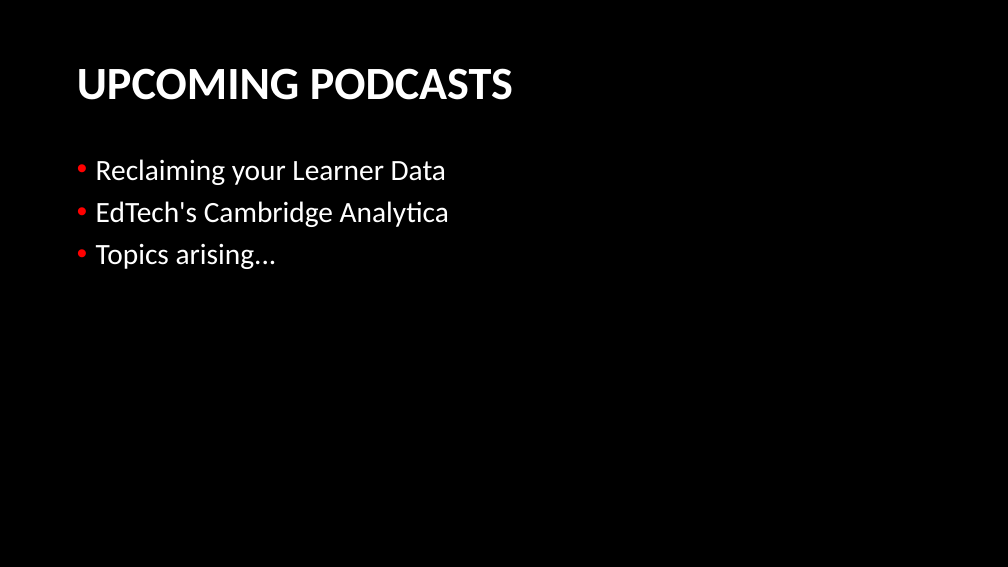
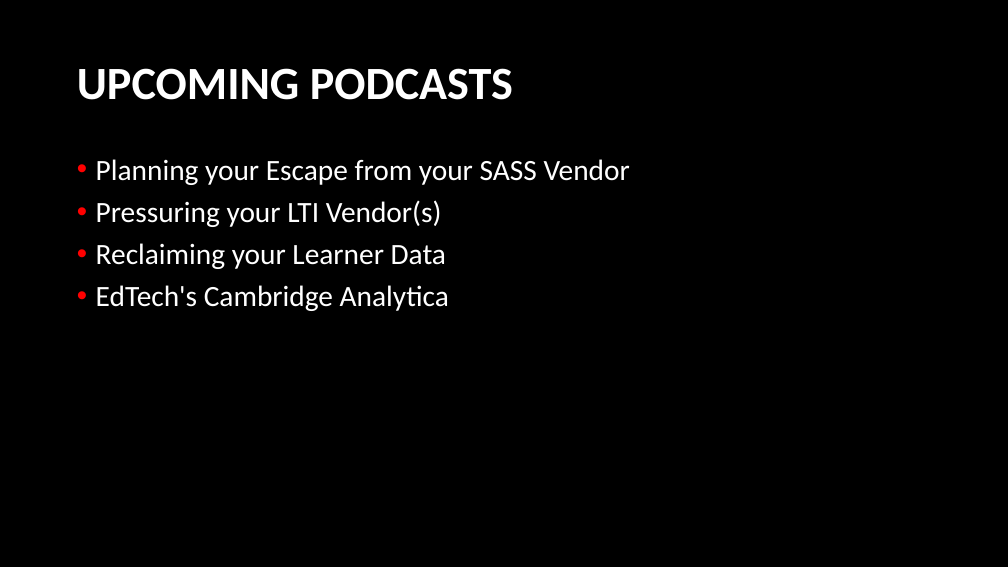
Before and after one commit to LearnerPrivacy/LearnerPrivacy.github.io, a slide deck: slide 6 of lectures/001-Overview.pptx (slide 5 before the commit). Drawn at 1008x567 pixels with LibreOffice and Linux fonts; fonts in the diff are those of the drawing; background and template pictures are left out. Boxes give left, top, right and bottom in pixels: in the first picture for what was removed or moved away, otherwise in the second. Text is boxed around its words. In the diff, an @@ line names an element or a change of style, - is before the commit and + after.

```diff
--- a/lectures/001-Overview.pptx
+++ b/lectures/001-Overview.pptx
@@ text at box(96, 159, 630, 227): paragraphs added @@
+• Planning your Escape from your SASS Vendor
+• Pressuring your LTI Vendor(s)
@@ text at box(96, 243, 277, 269): paragraph removed @@
-• Topics arising...
```
Also in this commit, not shown: 4 other slides changed, 2 slides added, 2 other files.
